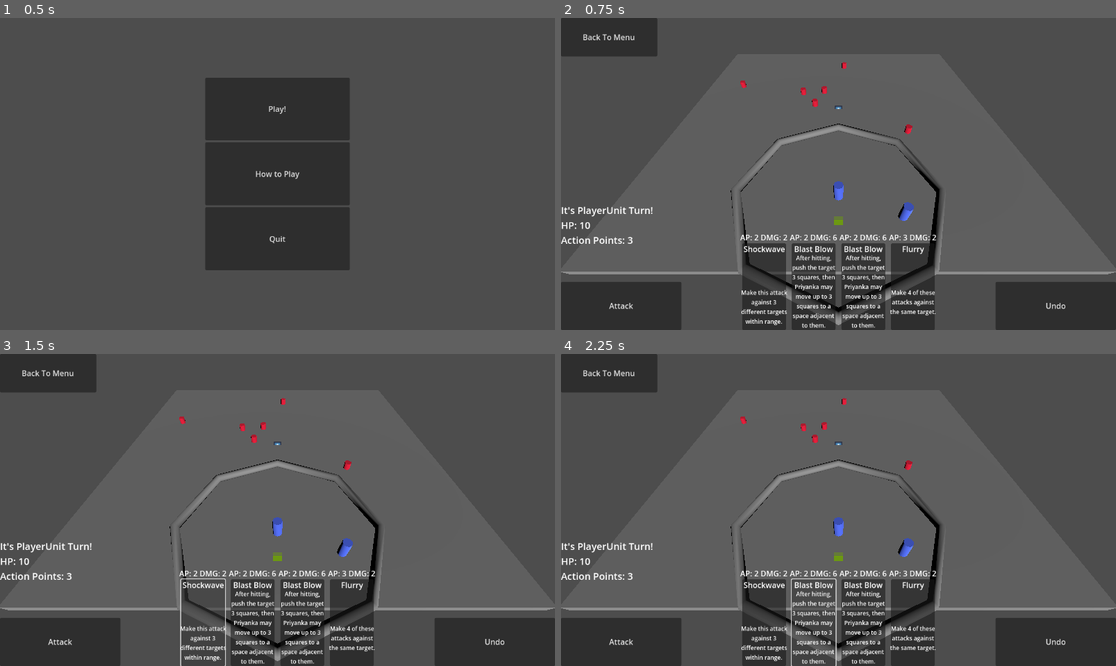
Above: before the commit, frames 1-4 (two rows, left to right).
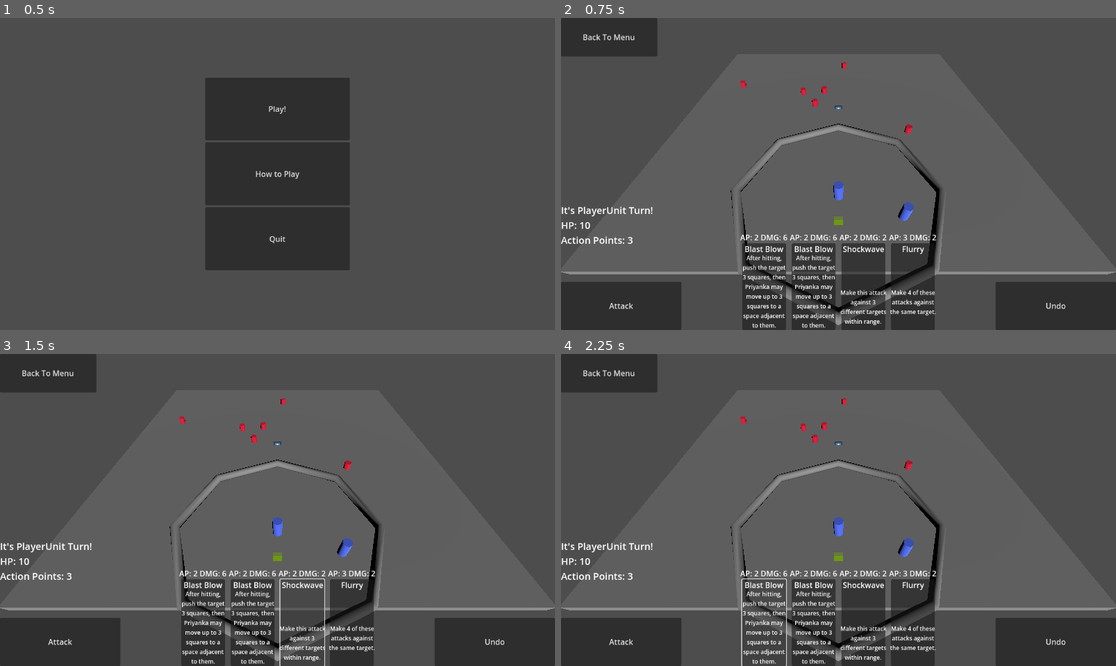
Above: after the commit, the same moments.

Repository: ValorZard/Priyanka-outdated
Game: Godot game, scene res://Scenes/MainMenu/MainMenu.tscn
Same seed, same stepped clock (60 frames per second), same inputs: the game is played once before the commit and once after it. The engine's default icon, where the game draws it, is replaced by a stand-in: a white triangle on a blue panel in a dark square.
Inputs:
- Up to frame 1 (0.5 s): no input
- Up to frame 2 (0.75 s): click "Play!" at 0.5 s
- Up to frame 3 (1.5 s): click "Shockwave" at 1.25 s
- Up to frame 4 (2.25 s): click "Blast Blow" at 2 s

Frame 1 is identical in both runs. In frame 2, 1.7% of the frame differs, in the area x 32-59%, y 69-100%; in frame 3, 1.9%; in frame 4, 2.0%.

Commit message:
actually draws cards now from deck into hand

Diff:
--- /dev/null
+++ b/Commands/DrawCardCommand.gd
@@ -0,0 +1,17 @@
+extends Command
+
+class_name DrawCardCommand
+
+func _init(game_board : GameBoard):
+	initialize(game_board)
+
+
+func execute() -> bool:
+	assert(initialized)
+	print("%s missing overwrite of the execute method" % name)
+	return false
+
+func undo() -> bool:
+	assert(initialized)
+	print("%s missing overwrite of the undo method" % name)
+	return false
--- /dev/null
+++ b/Commands/PlayCardCommand.gd
@@ -0,0 +1,16 @@
+extends Command
+
+
+func _init(game_board : GameBoard):
+	initialize(game_board)
+
+
+func execute() -> bool:
+	assert(initialized)
+	print("%s missing overwrite of the execute method" % name)
+	return false
+
+func undo() -> bool:
+	assert(initialized)
+	print("%s missing overwrite of the undo method" % name)
+	return false
--- a/GameBoard/GameBoard.gd
+++ b/GameBoard/GameBoard.gd
@@ -17,6 +17,9 @@
 @onready var event_label : RichTextLabel = $InputManager/EventLabel
 var event_queue : Array[String]
 
+# signals
+signal game_board_setup_finished
+
 # Called when the node enters the scene tree for the first time.
 func _ready():
 	current_unit_index = 0
@@ -26,6 +29,7 @@
 			units_in_initative_order.append(node)
 	#print(units_in_initative_order)
 	get_current_unit().enable_unit()
+	game_board_setup_finished.emit()
 
 # generate "line" between cursor and player for UI purposes
 # NOTE: Doesn't currently work properly, rotation is a bit jank
--- a/Scenes/test_scene.tscn
+++ b/Scenes/test_scene.tscn
@@ -127,7 +127,7 @@
 
 [node name="PlayerUnit" parent="." instance=ExtResource("3_dmna3")]
 transform = Transform3D(1, 0, 0, 0, 1, 0, 0, 0, 1, 0, 3, -2)
-card_hand = Array[Resource("res://Cards/CardData.gd")]([ExtResource("7_saaqn"), ExtResource("8_4tlpe"), ExtResource("8_4tlpe"), ExtResource("9_pog3m")])
+card_deck = Array[Resource("res://Cards/CardData.gd")]([ExtResource("8_4tlpe"), ExtResource("8_4tlpe"), ExtResource("9_pog3m"), ExtResource("9_pog3m"), ExtResource("9_pog3m"), ExtResource("7_saaqn"), ExtResource("8_4tlpe"), ExtResource("8_4tlpe")])
 
 [node name="Box" parent="." instance=ExtResource("4_t58ag")]
 transform = Transform3D(50, 0, 0, 0, 1, 0, 0, 0, 50, 0, 0, -20)
@@ -152,7 +152,7 @@
 
 [node name="PlayerUnit2" parent="." instance=ExtResource("3_dmna3")]
 transform = Transform3D(0.999109, 0.042207, 0, -0.042207, 0.999109, 0, 0, 0, 1, 6.60937, 2.30312, 0)
-card_hand = Array[Resource("res://Cards/CardData.gd")]([ExtResource("9_pog3m"), ExtResource("8_4tlpe"), ExtResource("7_saaqn")])
+card_deck = Array[Resource("res://Cards/CardData.gd")]([ExtResource("7_saaqn"), ExtResource("7_saaqn"), ExtResource("9_pog3m"), ExtResource("9_pog3m"), ExtResource("9_pog3m"), ExtResource("9_pog3m"), ExtResource("8_4tlpe"), ExtResource("8_4tlpe")])
 
 [node name="EnemyUnit5" parent="." instance=ExtResource("7_7icr8")]
 transform = Transform3D(1, 0, 0, 0, 1, 0, 0, 0, 1, -2.64167, 0.5, -26.417)
--- a/UI/CardDeckUI.tscn
+++ b/UI/CardDeckUI.tscn
@@ -1,7 +1,6 @@
-[gd_scene load_steps=3 format=3 uid="uid://qemowma3sf0r"]
+[gd_scene load_steps=2 format=3 uid="uid://qemowma3sf0r"]
 
 [ext_resource type="Script" path="res://UI/CardDeckUI.gd" id="1_wrc1e"]
-[ext_resource type="PackedScene" uid="uid://c3x3m37qiby8q" path="res://UI/CardButton.tscn" id="2_0gkg4"]
 
 [node name="CardDeckUI" type="HBoxContainer"]
 offset_top = 450.0
@@ -9,19 +8,3 @@
 offset_bottom = 630.0
 theme_override_constants/separation = 12
 script = ExtResource("1_wrc1e")
-
-[node name="CardButton" parent="." instance=ExtResource("2_0gkg4")]
-layout_mode = 2
-size_flags_horizontal = 3
-
-[node name="CardButton2" parent="." instance=ExtResource("2_0gkg4")]
-layout_mode = 2
-size_flags_horizontal = 3
-
-[node name="CardButton3" parent="." instance=ExtResource("2_0gkg4")]
-layout_mode = 2
-size_flags_horizontal = 3
-
-[node name="CardButton4" parent="." instance=ExtResource("2_0gkg4")]
-layout_mode = 2
-size_flags_horizontal = 3
--- a/UI/InputManager.gd
+++ b/UI/InputManager.gd
@@ -20,14 +20,17 @@
 	$AttackButton.connect("button_up", do_current_unit_base_attack)
 	$UndoButton.connect("button_up", game_board.undo_command)
 	$BackToMenuButton.connect("button_up", go_back_to_menu)
-	#update_text_ui()
-	#update_deck_ui()
+	game_board.connect("game_board_setup_finished", setup_ui)
 
 func get_all_children(in_node,arr:=[]):
 	arr.push_back(in_node)
 	for child in in_node.get_children():
 		arr = get_all_children(child,arr)
 	return arr
+
+func setup_ui():
+	update_text_ui()
+	update_deck_ui()
 
 func bind_mouse_stuff_to_all_children():
 	for node in get_all_children(self):
@@ -111,11 +114,6 @@
 				update_deck_ui()
 				# restart timer now that the unit can't do anything more
 				turn_timer.start()
-		elif !input_buffer_timer.is_stopped():
-			# while the input buffer timer is still going, we can go ahead and update deck ui
-			# we can't do this on ready, since it relies on game board to be fully loaded in
-			# problem is, it ends up generating and discarding a bunch of card buttons before we can catch it, which is VERY annoying
-			update_deck_ui()
 	else:
 		if is_game_over == false:
 			game_board.log_event("Game Over!")
--- a/Units/BaseUnit.gd
+++ b/Units/BaseUnit.gd
@@ -18,6 +18,8 @@
 @export var card_deck : Array[CardData] # all the cards in the unit's deck
 @export var card_hand : Array[CardData] # the specific cards the unit current is "holding" in their hand
 var card_graveyard : Array[CardData] # where discarded cards go
+
+@export var max_amount_of_cards_in_hand := 4
 
 # base attack information
 @export var base_attack_damage : int = 1
@@ -44,6 +46,13 @@
 func enable_unit():
 	# restore action points and other important things
 	refill_action_points()
+	# refill cards in card hand from deck
+	# TODO: turn this into a command somehow so I can undo/redo
+	var amount_of_cards_to_refill := max_amount_of_cards_in_hand - card_hand.size()
+	for i in amount_of_cards_to_refill:
+		var card : CardData = card_deck.pop_back()
+		if card != null:
+			card_hand.push_back(card)
 	# enable unit specific ui
 	ui_circle.visible = true
 	render_ui_circle()
